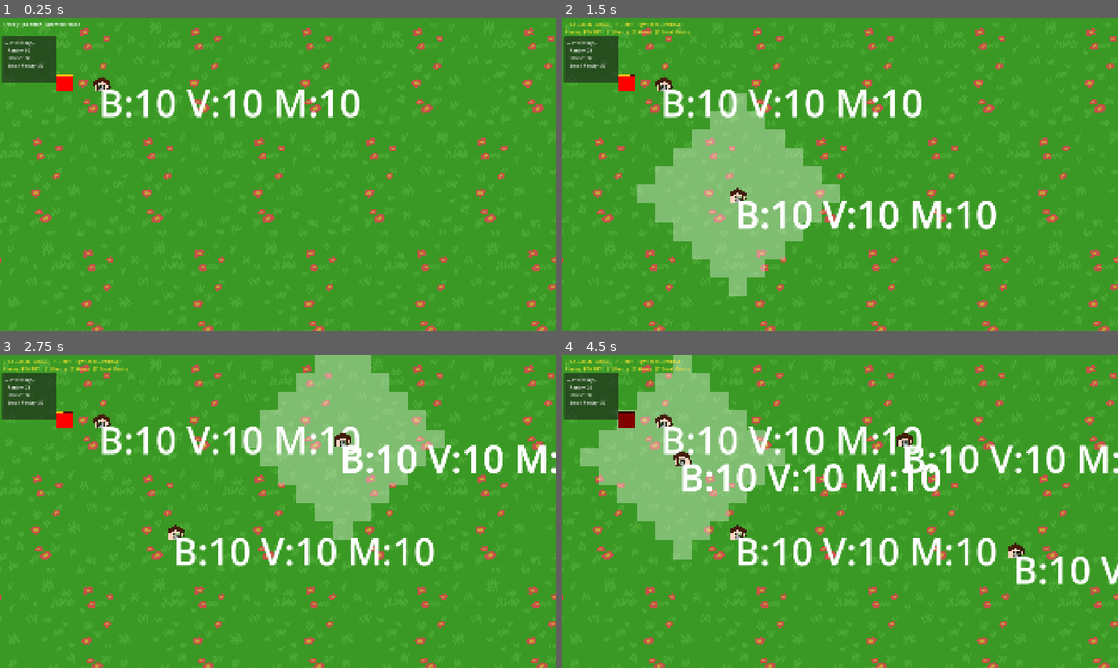
Above: before the commit, frames 1-4 (two rows, left to right).
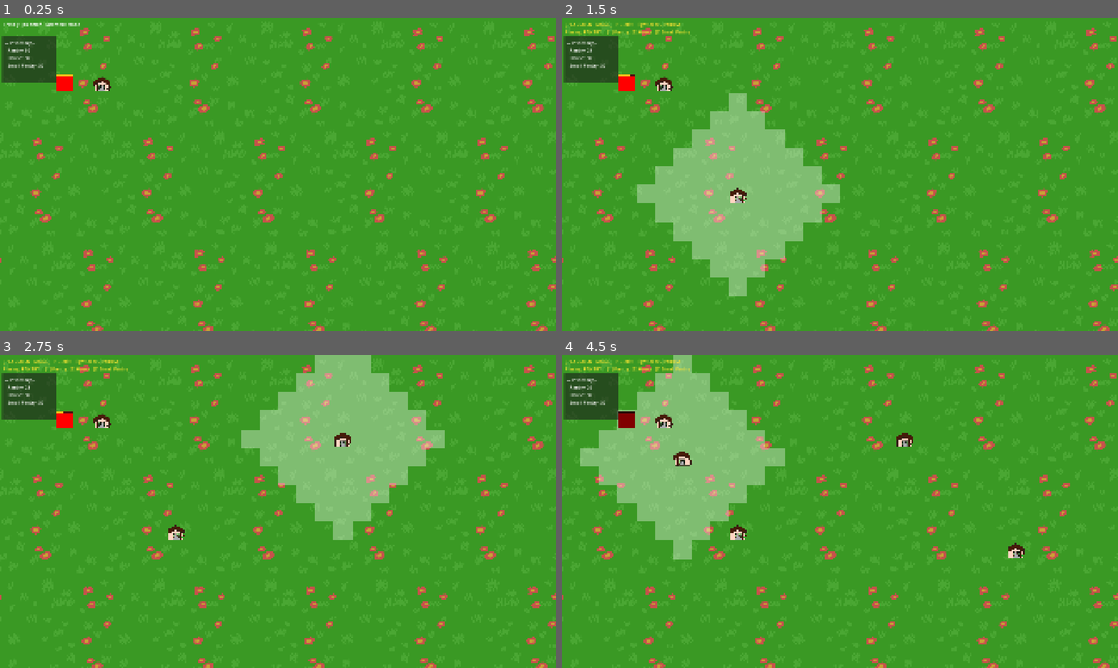
Above: after the commit, the same moments.

Repository: BigWing06/C3-Game-Jam-JARRN-Studios
Game: Godot game, scene res://scenes/RootGameScene/RootGameScene.tscn
The game is run twice, just before and just after one commit, with the same random seed, the same clock (stepped at 60 frames per second) and the same inputs. This scene is started directly instead of the project's main scene. Sound files missing from this copy of the repository are replaced by a short silence.
Inputs (mouse positions are in pixels of both pictures, inside the frame that each line leads up to):
- Up to frame 1 (0.25 s): no input
- Up to frame 2 (1.5 s): tap P at 0.5, 0.6, 1.25 s; move the mouse to (962, 158) at 0.52 s; click (962, 158) at 0.67 s; tap Space at 0.77 s; move the mouse to (728, 190) at 1.27 s; tap 1 at 1.35 s; click (728, 190) at 1.42 s
- Up to frame 3 (2.75 s): tap Space at 1.52 s; tap Enter at 2 s; move the mouse to (333, 442) at 2.02 s; tap 9 at 2.1 s; click (333, 442) at 2.17 s
- Up to frame 4 (4.5 s): tap Space at 2.75, 3.02, 3.77, 4.25 s; move the mouse to (812, 574) at 2.77 s; tap P at 2.85, 3.5 s; click (812, 574) at 2.92 s; move the mouse to (1006, 558) at 3.52 s; tap 1 at 3.6 s; click (1006, 558) at 3.67 s; move the mouse to (673, 464) at 4.27 s; tap 9 at 4.35 s; click (673, 464) at 4.42 s

The runs differ from the first frame. In frame 1, 1.6% of the frame differs, in the area x 18-65%, y 22-32%; in frame 2, 3.3%; in frame 3, 4.6%; in frame 4, 6.9%, in the area x 18-100%, y 22-74%.

Commit message:
adding a pantry panel when hover

Diff:
--- a/pantry-planners/scenes/PlacementTileMap/PlacementTileMap.gd
+++ b/pantry-planners/scenes/PlacementTileMap/PlacementTileMap.gd
@@ -68,6 +68,11 @@
 var _setting_displayed: bool     = false
 var _grid_layer: TileMapLayer
 
+# Pantry inspection (click when not in placement mode)
+var _inspected_pantry_tile: Vector2i = Vector2i(-1, -1)
+var _pantry_info_panel:     PanelContainer = null
+var _pantry_info_label:     Label          = null
+
 # ---------------------------------------------------------------------------
 # Node references
 # ---------------------------------------------------------------------------
@@ -85,6 +90,7 @@
 	}
 	_setup_grid_layer()
 	_place_initial_entities()
+	_create_pantry_info_panel()
 	_update_ui()
 	queue_redraw()
 
@@ -160,9 +166,20 @@
 
 
 func _process(_delta: float) -> void:
+	if _setting_displayed:
+		return
+
+	# Show pantry info on hover, update live while hovering, hide on mouse leave
+	var cur := local_to_map(to_local(get_global_mouse_position()))
 	if not _placement_mode:
-		return
-	if _setting_displayed:
+		if _grid_data.has(cur) and _grid_data[cur]["type"] in ["pantry", "small_pantry"] \
+				and is_instance_valid(_grid_data[cur]["scene"]):
+			_show_pantry_info(cur)
+			_update_pantry_info_label(_grid_data[cur]["scene"])
+		else:
+			_hide_pantry_info()
+
+	if not _placement_mode:
 		return
 	var new_tile := local_to_map(to_local(get_global_mouse_position()))
 	if new_tile != _hovered_tile:
@@ -274,6 +291,7 @@
 # ---------------------------------------------------------------------------
 func _toggle_placement_mode() -> void:
 	_placement_mode = not _placement_mode
+	_hide_pantry_info()
 	if not _placement_mode:
 		_hovered_tile = Vector2i(-1, -1)
 		hovered_tile_changed.disconnect(_on_hovered_tile_changed)
@@ -405,6 +423,37 @@
 
 
 # ---------------------------------------------------------------------------
+# Pantry info panel — shown when clicking a pantry outside placement mode
+# ---------------------------------------------------------------------------
+func _create_pantry_info_panel() -> void:
+	_pantry_info_panel = PanelContainer.new()
+	_pantry_info_label = Label.new()
+	_pantry_info_label.add_theme_font_size_override("font_size", 16)
+	_pantry_info_panel.add_child(_pantry_info_label)
+	_pantry_info_panel.position = Vector2(1050.0, 10.0)  # top-right corner
+	_pantry_info_panel.hide()
+	$UI.add_child(_pantry_info_panel)
+
+
+func _show_pantry_info(tile: Vector2i) -> void:
+	_inspected_pantry_tile = tile
+	_update_pantry_info_label(_grid_data[tile]["scene"])
+	_pantry_info_panel.show()
+
+
+func _hide_pantry_info() -> void:
+	_inspected_pantry_tile = Vector2i(-1, -1)
+	_pantry_info_panel.hide()
+
+
+func _update_pantry_info_label(pantry: Node) -> void:
+	var lines := "Pantry Stock\n─────────────\n"
+	for food in ["bread", "veg", "meat"]:
+		lines += "  %s: %d\n" % [food.capitalize(), pantry.get_food_amount(food)]
+	_pantry_info_label.text = lines
+
+
+# ---------------------------------------------------------------------------
 # UI
 # ---------------------------------------------------------------------------
 func _update_ui() -> void:
--- a/pantry-planners/scenes/pantry/pantry.gd
+++ b/pantry-planners/scenes/pantry/pantry.gd
@@ -27,7 +27,7 @@
 var reachable_houses: Dictionary = {}
 
 func _ready():
-
+	$food_amount_label.hide()
 	set_active(start_active)
 	set_placement_mode(start_placement_mode)
 	for food_type in ["bread", "veg", "meat"]:
